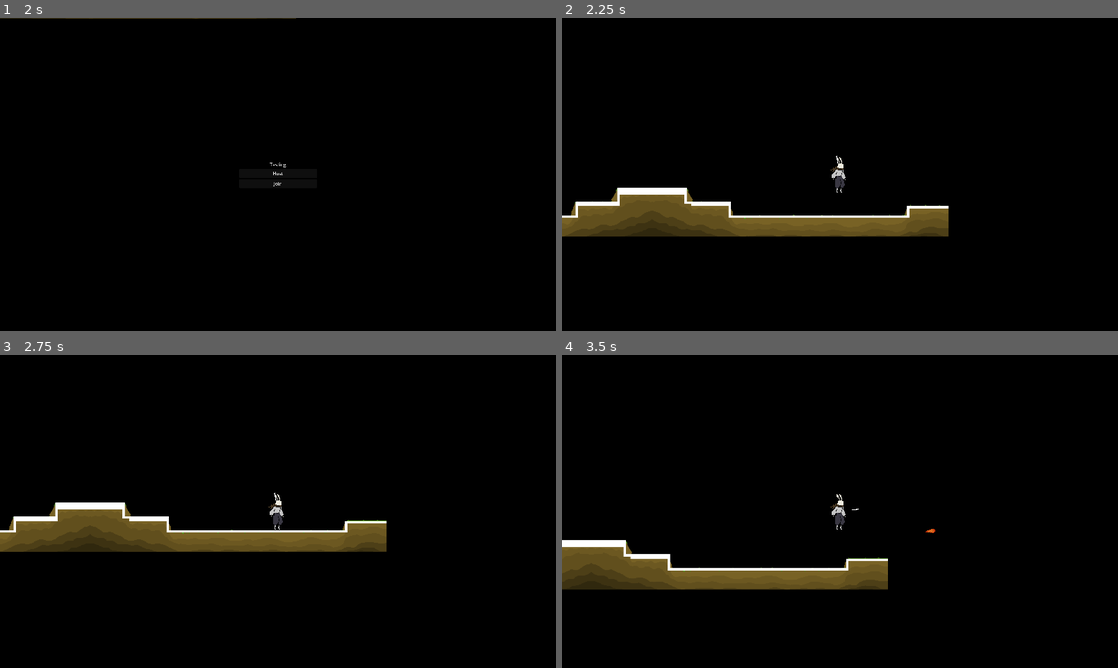
Above: before the commit, frames 1-4 (two rows, left to right).
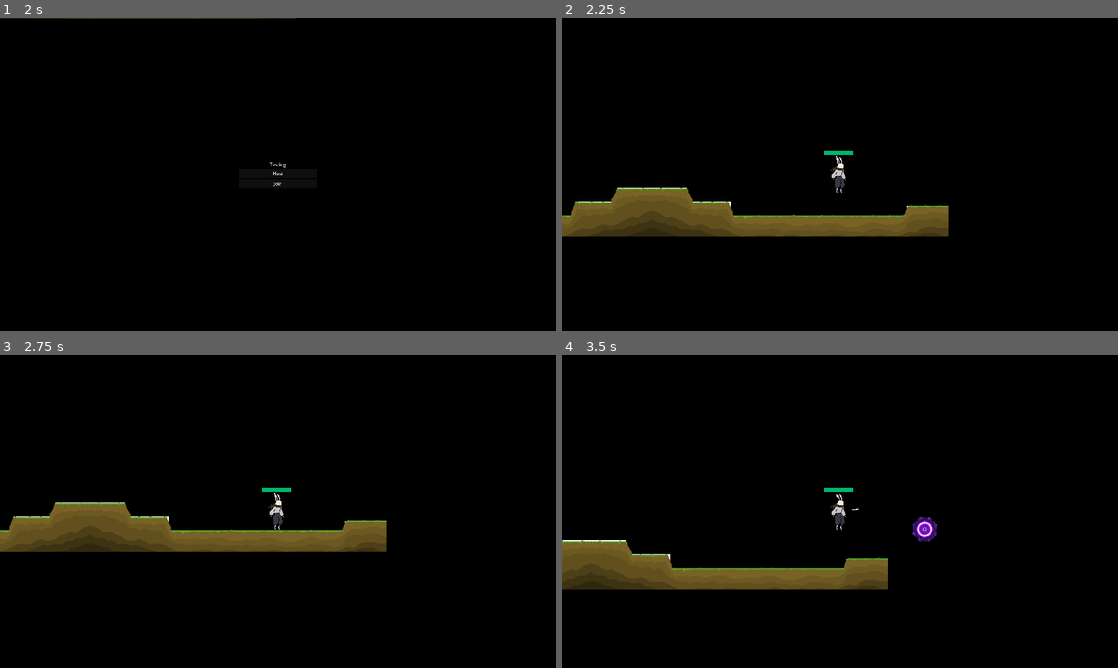
Above: after the commit, the same moments.

Repository: RobinLiu69/Spell-Tale
Game: Godot game, scene res://scenes/main.tscn
The game is run twice, just before and just after one commit, with the same random seed, the same clock (stepped at 60 frames per second) and the same inputs.
Inputs (mouse positions are in pixels of both pictures, inside the frame that each line leads up to):
- Up to frame 1 (2 s): click (278, 146) at 0.5 s; click "1 VS 1 BATTLE" at 1.25 s
- Up to frame 2 (2.25 s): click "Host" at 2 s
- Up to frame 3 (2.75 s): no input
- Up to frame 4 (3.5 s): tap Enter at 2.75 s; move the mouse to (962, 495) at 2.77 s; hold D (right) from 2.78 s (still down); tap Q (special_1) at 2.85 s; tap Space (jump) at 3.02 s; tap W (special_2, bound only after the commit) at 3.05 s

Frame 1 is identical in both runs. In frame 2, 1.0% of the frame differs, in the area x 0-70%, y 42-64%; in frame 3, 0.9%; in frame 4, 1.1%, in the area x 0-68%, y 42-69%.

Commit message:
I finished another spell and added health display (although there is no death animation when health drop to zero).

Diff:
--- a/project.godot
+++ b/project.godot
@@ -46,7 +46,6 @@
 jump={
 "deadzone": 0.2,
 "events": [Object(InputEventKey,"resource_local_to_scene":false,"resource_name":"","device":-1,"window_id":0,"alt_press …(191 unchanged characters)…
-, Object(InputEventKey,"resource_local_to_scene":false,"resource_name":"","device":-1,"window_id":0,"alt_pressed":false,"shift_pressed":false,"ctrl_pressed":false,"meta_pressed":false,"pressed":false,"keycode":0,"physical_keycode":87,"key_label":0,"unicode":119,"location":0,"echo":false,"script":null)
 ]
 }
 up={
@@ -64,7 +63,8 @@
 }
 special_2={
 "deadzone": 0.2,
-"events": []
+"events": [Object(InputEventKey,"resource_local_to_scene":false,"resource_name":"","device":-1,"window_id":0,"alt_pressed":false,"shift_pressed":false,"ctrl_pressed":false,"meta_pressed":false,"pressed":false,"keycode":0,"physical_keycode":87,"key_label":0,"unicode":119,"location":0,"echo":false,"script":null)
+]
 }
 quit={
 "deadzone": 0.2,
--- a/scenes/game.tscn
+++ b/scenes/game.tscn
@@ -1,7 +1,7 @@
 [gd_scene load_steps=8 format=4 uid="uid://bp1th31aar6d4"]
 
 [ext_resource type="Script" uid="uid://bsnb8032mibp5" path="res://scripts/game.gd" id="1_lnu2h"]
-[ext_resource type="PackedScene" uid="uid://baeupmwvx1kib" path="res://scenes/player.tscn" id="2_lnu2h"]
+[ext_resource type="PackedScene" uid="uid://baeupmwvx1kib" path="res://scenes/player/player.tscn" id="2_lnu2h"]
 [ext_resource type="Texture2D" uid="uid://bb5uogctpos7y" path="res://resources/maps/icon.png" id="2_yqjtg"]
 [ext_resource type="Script" uid="uid://cpv6d2vojbwjl" path="res://scenes/esc_menu.gd" id="3_iywne"]
 [ext_resource type="Texture2D" uid="uid://bj7l18fpqbdkv" path="res://resources/maps/map1.png" id="3_lbhrr"]
@@ -123,15 +123,6 @@
 _spawnable_scenes = PackedStringArray("uid://baeupmwvx1kib")
 spawn_path = NodePath("..")
 
-[node name="Map1" type="Sprite2D" parent="."]
-position = Vector2(511, -126)
-texture = ExtResource("3_lbhrr")
-
-[node name="Map2" type="Sprite2D" parent="."]
-position = Vector2(-513, -126)
-texture = ExtResource("3_lbhrr")
-flip_h = true
-
 [node name="Level" type="TileMapLayer" parent="."]
 position = Vector2(-1, 0)
 tile_map_data = PackedByteArray("AADx/+v/AAAAAAAAAADx/+z/AAAAAAAAAADx/+3/AAAAAAAAAADy/+v/AAAAAAAAAADy/+z/AAAAAAAAAADy/+ …(5968 unchanged characters)…
@@ -143,6 +134,15 @@
 [node name="SpwnPoint2" type="Marker2D" parent="Level"]
 position = Vector2(-584, -217)
 
+[node name="Map1" type="Sprite2D" parent="."]
+position = Vector2(511, -126)
+texture = ExtResource("3_lbhrr")
+
+[node name="Map2" type="Sprite2D" parent="."]
+position = Vector2(-513, -126)
+texture = ExtResource("3_lbhrr")
+flip_h = true
+
 [connection signal="pressed" from="UI/ESCMenu/VBoxContainer/ContinueButton" to="UI/ESCMenu" method="_on_continue_button_pressed"]
 [connection signal="pressed" from="UI/ESCMenu/VBoxContainer/LeaveButton" to="UI/ESCMenu" method="_on_leave_button_pressed"]
 [connection signal="pressed" from="UI/Multiplayer/VBoxContainer/Host" to="." method="_on_host_pressed"]
--- /dev/null
+++ b/scenes/player/health_bar.tscn
@@ -0,0 +1,59 @@
+[gd_scene load_steps=7 format=3 uid="uid://dbthbwirn2glv"]
+
+[ext_resource type="Script" uid="uid://ku5h3ag1125o" path="res://scripts/health_bar.gd" id="1_n1xf7"]
+
+[sub_resource type="StyleBoxEmpty" id="StyleBoxEmpty_2b6dy"]
+
+[sub_resource type="StyleBoxFlat" id="StyleBoxFlat_n1xf7"]
+bg_color = Color(0, 0.714327, 0.424045, 1)
+
+[sub_resource type="StyleBoxFlat" id="StyleBoxFlat_5g1vt"]
+bg_color = Color(0, 0, 0, 1)
+expand_margin_left = 1.0
+expand_margin_top = 1.0
+expand_margin_right = 1.0
+expand_margin_bottom = 1.0
+shadow_color = Color(0, 0, 0, 0.27451)
+shadow_offset = Vector2(0, 1)
+
+[sub_resource type="StyleBoxFlat" id="StyleBoxFlat_ycjss"]
+bg_color = Color(1, 1, 1, 1)
+
+[sub_resource type="SceneReplicationConfig" id="SceneReplicationConfig_n1xf7"]
+properties/0/path = NodePath("DamageBar:max_value")
+properties/0/spawn = true
+properties/0/replication_mode = 1
+properties/1/path = NodePath("DamageBar:value")
+properties/1/spawn = true
+properties/1/replication_mode = 1
+
+[node name="HealthBar" type="ProgressBar"]
+offset_right = 100.0
+offset_bottom = 15.0
+theme_override_styles/background = SubResource("StyleBoxEmpty_2b6dy")
+theme_override_styles/fill = SubResource("StyleBoxFlat_n1xf7")
+value = 60.0
+show_percentage = false
+script = ExtResource("1_n1xf7")
+
+[node name="DamageBar" type="ProgressBar" parent="."]
+z_index = -1
+layout_mode = 1
+anchors_preset = 15
+anchor_right = 1.0
+anchor_bottom = 1.0
+grow_horizontal = 2
+grow_vertical = 2
+theme_override_styles/background = SubResource("StyleBoxFlat_5g1vt")
+theme_override_styles/fill = SubResource("StyleBoxFlat_ycjss")
+value = 80.0
+show_percentage = false
+
+[node name="Timer" type="Timer" parent="."]
+wait_time = 0.4
+one_shot = true
+
+[node name="MultiplayerSynchronizer" type="MultiplayerSynchronizer" parent="."]
+replication_config = SubResource("SceneReplicationConfig_n1xf7")
+
+[connection signal="timeout" from="Timer" to="." method="_on_timer_timeout"]
--- a/scenes/player.tscn
+++ b/scenes/player/player.tscn
@@ -1,7 +1,8 @@
-[gd_scene load_steps=7 format=3 uid="uid://baeupmwvx1kib"]
+[gd_scene load_steps=8 format=3 uid="uid://baeupmwvx1kib"]
 
 [ext_resource type="Texture2D" uid="uid://buxqa7rdfotov" path="res://resources/images/player/player.png" id="1_3vyb7"]
 [ext_resource type="Script" uid="uid://dlvhwpsrbw6mc" path="res://scripts/player.gd" id="1_g2els"]
+[ext_resource type="PackedScene" uid="uid://dbthbwirn2glv" path="res://scenes/player/health_bar.tscn" id="3_gmlin"]
 
 [sub_resource type="CapsuleShape2D" id="CapsuleShape2D_g2els"]
 radius = 16.0
@@ -28,6 +29,12 @@
 properties/3/path = NodePath("PlayerSprite:flip_h")
 properties/3/spawn = true
 properties/3/replication_mode = 1
+properties/4/path = NodePath("HealthBar:value")
+properties/4/spawn = true
+properties/4/replication_mode = 1
+properties/5/path = NodePath("HealthBar:max_value")
+properties/5/spawn = true
+properties/5/replication_mode = 1
 
 [node name="Player" type="CharacterBody2D"]
 script = ExtResource("1_g2els")
@@ -59,5 +66,11 @@
 
 [node name="Camera2D" type="Camera2D" parent="CamOrigin"]
 
+[node name="HealthBar" parent="." instance=ExtResource("3_gmlin")]
+offset_left = -55.0
+offset_top = -82.0
+offset_right = 45.0
+offset_bottom = -67.0
+
 [node name="MultiplayerSynchronizer" type="MultiplayerSynchronizer" parent="."]
 replication_config = SubResource("SceneReplicationConfig_qlg0r")
--- a/scenes/fire_aura.tscn
+++ b/scenes/spells/fire/fire_aura.tscn
@@ -1,9 +1,9 @@
 [gd_scene load_steps=9 format=3 uid="uid://ltks2sig3wmy"]
 
-[ext_resource type="Texture2D" uid="uid://cpt6guk6ikt13" path="res://resources/images/spell/fire_aura.png" id="1_3ukeo"]
-[ext_resource type="Script" uid="uid://cydob85elqbio" path="res://scripts/spells/fire_aura.gd" id="1_ujoy2"]
-[ext_resource type="Texture2D" uid="uid://drmrnngt8d6rp" path="res://resources/images/spell/fire_aura2.png" id="2_ujoy2"]
-[ext_resource type="Texture2D" uid="uid://c7kp6bb3cfbwm" path="res://resources/images/spell/fire_aura3.png" id="3_ijlpm"]
+[ext_resource type="Texture2D" uid="uid://cpt6guk6ikt13" path="res://resources/images/spell/fire/fire_aura.png" id="1_3ukeo"]
+[ext_resource type="Script" uid="uid://cydob85elqbio" path="res://scripts/spells/fire/fire_aura.gd" id="1_ujoy2"]
+[ext_resource type="Texture2D" uid="uid://drmrnngt8d6rp" path="res://resources/images/spell/fire/fire_aura2.png" id="2_ujoy2"]
+[ext_resource type="Texture2D" uid="uid://c7kp6bb3cfbwm" path="res://resources/images/spell/fire/fire_aura3.png" id="3_ijlpm"]
 
 [sub_resource type="CircleShape2D" id="CircleShape2D_0tp4o"]
 radius = 61.2046
@@ -83,3 +83,10 @@
 libraries = {
 &"": SubResource("AnimationLibrary_10tjx")
 }
+
+[node name="LifeTimer" type="Timer" parent="."]
+
+[node name="DamageTimer" type="Timer" parent="."]
+
+[connection signal="timeout" from="LifeTimer" to="." method="_on_life_timer_timeout"]
+[connection signal="timeout" from="DamageTimer" to="." method="_on_damage_timer_timeout"]
--- a/scenes/fireball.tscn
+++ b/scenes/spells/fire/fireball.tscn
@@ -1,7 +1,7 @@
 [gd_scene load_steps=5 format=3 uid="uid://7mfn3sv2twq5"]
 
-[ext_resource type="Script" uid="uid://be2rcviaamiyb" path="res://scripts/spells/fire/fireball.gd" id="1_1gl40"]
-[ext_resource type="Texture2D" uid="uid://brok0cdrd4ii6" path="res://resources/images/spell/fireball.png" id="1_3s14c"]
+[ext_resource type="Script" uid="uid://be2rcviaamiyb" path="res://scripts/spells/fire/fireball.gd" id="1_n2x5j"]
+[ext_resource type="Texture2D" uid="uid://brok0cdrd4ii6" path="res://resources/images/spell/fire/fireball.png" id="2_q30sl"]
 
 [sub_resource type="CapsuleShape2D" id="CapsuleShape2D_cb14k"]
 radius = 7.0
@@ -11,15 +11,15 @@
 animations = [{
 "frames": [{
 "duration": 1.0,
-"texture": ExtResource("1_3s14c")
+"texture": ExtResource("2_q30sl")
 }],
 "loop": true,
 "name": &"default",
 "speed": 5.0
 }]
 
-[node name="FireballBody" type="Area2D"]
-script = ExtResource("1_1gl40")
+[node name="Fireball" type="Area2D"]
+script = ExtResource("1_n2x5j")
 
 [node name="CollisionShape2D" type="CollisionShape2D" parent="."]
 position = Vector2(-7, 1.86265e-09)
@@ -35,5 +35,5 @@
 [node name="AnimationPlayer" type="AnimationPlayer" parent="."]
 root_node = NodePath("")
 
-[connection signal="body_entered" from="." to="." method="_on_fireball_body_entered"]
+[connection signal="body_entered" from="." to="." method="_on_body_entered"]
 [connection signal="timeout" from="ExisitingTimer" to="." method="_on_exisiting_timer_timeout"]
--- /dev/null
+++ b/scenes/spells/void/void_snare.tscn
@@ -0,0 +1,161 @@
+[gd_scene load_steps=9 format=3 uid="uid://cvhel0wfofnod"]
+
+[ext_resource type="Script" uid="uid://dpr8p7181hfju" path="res://scripts/spells/void/void_snare.gd" id="1_4bnks"]
+[ext_resource type="Texture2D" uid="uid://cqpya70sekus8" path="res://resources/images/spell/void/void_snare_1.png" id="2_vj3oe"]
+[ext_resource type="Texture2D" uid="uid://myuv7vmyyt5o" path="res://resources/images/spell/void/void_snare_2.png" id="3_e0r4j"]
+[ext_resource type="Texture2D" uid="uid://hhi8tbhpjopj" path="res://resources/images/spell/void/void_snare_3.png" id="4_ilia6"]
+
+[sub_resource type="CircleShape2D" id="CircleShape2D_pgiw0"]
+radius = 21.0
+
+[sub_resource type="Animation" id="Animation_pq332"]
+length = 0.001
+tracks/0/type = "value"
+tracks/0/imported = false
+tracks/0/enabled = true
+tracks/0/path = NodePath("Sprite2D:texture")
+tracks/0/interp = 1
+tracks/0/loop_wrap = true
+tracks/0/keys = {
+"times": PackedFloat32Array(0),
+"transitions": PackedFloat32Array(1),
+"update": 1,
+"values": [ExtResource("2_vj3oe")]
+}
+tracks/1/type = "value"
+tracks/1/imported = false
+tracks/1/enabled = true
+tracks/1/path = NodePath("CollisionShape2D:disabled")
+tracks/1/interp = 1
+tracks/1/loop_wrap = true
+tracks/1/keys = {
+"times": PackedFloat32Array(0),
+"transitions": PackedFloat32Array(1),
+"update": 1,
+"values": [true]
+}
+tracks/2/type = "value"
+tracks/2/imported = false
+tracks/2/enabled = true
+tracks/2/path = NodePath("Sprite2D:scale")
+tracks/2/interp = 1
+tracks/2/loop_wrap = true
+tracks/2/keys = {
+"times": PackedFloat32Array(0),
+"transitions": PackedFloat32Array(1),
+"update": 0,
+"values": [Vector2(1, 1)]
+}
+tracks/3/type = "value"
+tracks/3/imported = false
+tracks/3/enabled = true
+tracks/3/path = NodePath("Sprite2D:rotation")
+tracks/3/interp = 1
+tracks/3/loop_wrap = true
+tracks/3/keys = {
+"times": PackedFloat32Array(0),
+"transitions": PackedFloat32Array(1),
+"update": 0,
+"values": [0.0]
+}
+tracks/4/type = "value"
+tracks/4/imported = false
+tracks/4/enabled = true
+tracks/4/path = NodePath("CollisionShape2D:scale")
+tracks/4/interp = 1
+tracks/4/loop_wrap = true
+tracks/4/keys = {
+"times": PackedFloat32Array(0),
+"transitions": PackedFloat32Array(1),
+"update": 0,
+"values": [Vector2(1, 1)]
+}
+
+[sub_resource type="Animation" id="Animation_oq5xa"]
+resource_name = "fire"
+length = 1.2
+step = 0.1
+tracks/0/type = "value"
+tracks/0/imported = false
+tracks/0/enabled = true
+tracks/0/path = NodePath("Sprite2D:texture")
+tracks/0/interp = 1
+tracks/0/loop_wrap = true
+tracks/0/keys = {
+"times": PackedFloat32Array(0, 0.2, 1),
+"transitions": PackedFloat32Array(1, 1, 1),
+"update": 0,
+"values": [ExtResource("2_vj3oe"), ExtResource("3_e0r4j"), ExtResource("4_ilia6")]
+}
+tracks/1/type = "value"
+tracks/1/imported = false
+tracks/1/enabled = true
+tracks/1/path = NodePath("CollisionShape2D:disabled")
+tracks/1/interp = 1
+tracks/1/loop_wrap = true
+tracks/1/keys = {
+"times": PackedFloat32Array(0, 1),
+"transitions": PackedFloat32Array(1, 1),
+"update": 1,
+"values": [true, false]
+}
+tracks/2/type = "value"
+tracks/2/imported = false
+tracks/2/enabled = true
+tracks/2/path = NodePath("Sprite2D:scale")
+tracks/2/interp = 1
+tracks/2/loop_wrap = true
+tracks/2/keys = {
+"times": PackedFloat32Array(0, 0.1, 1, 1.1),
+"transitions": PackedFloat32Array(1, 1, 1, 1),
+"update": 0,
+"values": [Vector2(1, 1), Vector2(1.5, 1.5), Vector2(1.5, 1.5), Vector2(0.5, 0.5)]
+}
+tracks/3/type = "value"
+tracks/3/imported = false
+tracks/3/enabled = true
+tracks/3/path = NodePath("Sprite2D:rotation")
+tracks/3/interp = 1
+tracks/3/loop_wrap = true
+tracks/3/keys = {
+"times": PackedFloat32Array(0, 0.2, 1, 1.2),
+"transitions": PackedFloat32Array(1, 1, 1, 1),
+"update": 0,
+"values": [0.0, 0.0, 1.5708, 2.0944]
+}
+tracks/4/type = "value"
+tracks/4/imported = false
+tracks/4/enabled = true
+tracks/4/path = NodePath("CollisionShape2D:scale")
+tracks/4/interp = 1
+tracks/4/loop_wrap = true
+tracks/4/keys = {
+"times": PackedFloat32Array(0, 1.00271, 1.1003),
+"transitions": PackedFloat32Array(1, 1, 1),
+"update": 0,
+"values": [Vector2(1, 1), Vector2(1, 1), Vector2(0.5, 0.5)]
+}
+
+[sub_resource type="AnimationLibrary" id="AnimationLibrary_qv0c6"]
+_data = {
+&"RESET": SubResource("Animation_pq332"),
+&"fire": SubResource("Animation_oq5xa")
+}
+
+[node name="VoidSnare" type="Area2D"]
+script = ExtResource("1_4bnks")
+
+[node name="Sprite2D" type="Sprite2D" parent="."]
+texture = ExtResource("2_vj3oe")
+
+[node name="CollisionShape2D" type="CollisionShape2D" parent="."]
+shape = SubResource("CircleShape2D_pgiw0")
+disabled = true
+
+[node name="AnimationPlayer" type="AnimationPlayer" parent="."]
+libraries = {
+&"": SubResource("AnimationLibrary_qv0c6")
+}
+
+[connection signal="body_entered" from="." to="." method="_on_body_entered"]
+[connection signal="animation_finished" from="AnimationPlayer" to="." method="_on_animation_player_animation_finished"]
--- a/scripts/game.gd
+++ b/scripts/game.gd
@@ -62,7 +62,6 @@
 	var player: Player = player_scene.instantiate()
 	player.name = str(pid)
 	player.global_position = $Level.get_child(players.size()).global_position
-	player.is_multiplayer_mode = Global.is_multiplayer_mode
 	players.append(player)
 
 
--- /dev/null
+++ b/scripts/health_bar.gd
@@ -0,0 +1,28 @@
+extends ProgressBar
+
+@onready var timer := $Timer
+@onready var damage_bar := $DamageBar
+
+var health = 0.0 : set = _set_health
+
+func _set_health(new_health):
+	var prev_health = health
+	health = min(max_value, new_health)
+	value = health
+
+	if health < prev_health:
+		timer.start()
+	else:
+		damage_bar.value = health
+
+
+func init_health(_health):
+	health = _health
+	max_value = health
+	value = health
+	damage_bar.max_value = health
+	damage_bar.value = health
+
+
+func _on_timer_timeout() -> void:
+	damage_bar.value = health
--- a/scripts/player.gd
+++ b/scripts/player.gd
@@ -1,37 +1,39 @@
 class_name Player
 extends CharacterBody2D
 
-@onready var marker: Marker2D = $SpellCon/Marker2D
-var is_multiplayer_mode: bool = true
-
+@onready var marker := $SpellCon/Marker2D
+@onready var health_bar := $HealthBar
 
 const SPEED = 300.0
 const JUMP_VELOCITY = -500.0
 
 var acceleration = 0.0
+var health = 10.0
+
 
 var spell_1: String
 var spell_2: String
 
 func _enter_tree() -> void:
-	if is_multiplayer_mode:
-		set_multiplayer_authority(int(str(name)))
+	set_multiplayer_authority(int(str(name)))
 
 func _ready() -> void:
+	health_bar.init_health(health)
+
 	spell_1 = "fireball"
-	spell_2 = "fire_aura"
+	spell_2 = "void_snare"
 
-	if is_multiplayer_mode:
-		$CamOrigin/Camera2D.enabled = is_multiplayer_authority()
-		if !is_multiplayer_authority():
-			$PlayerSprite.modulate = Color.RED
-	else:
-		$CamOrigin/Camera2D.enabled = true
-		$PlayerSprite.modulate = Color(1,1,1,1)
+	$CamOrigin/Camera2D.enabled = is_multiplayer_authority()
+	if !is_multiplayer_authority():
+		$PlayerSprite.modulate = Color.RED
+
 func _physics_process(delta: float) -> void:
-	if is_multiplayer_mode && !is_multiplayer_authority():
+	if !is_multiplayer_authority():
 		return
-	$SpellCon.look_at(get_global_mouse_position())
+
+	var pos := get_global_mouse_position()
+
+	$SpellCon.look_at(pos)
 
 	# Add the gravity.
 	if not is_on_floor():
@@ -39,9 +41,9 @@
 
 
 	if Input.is_action_just_pressed("special_1"):
-		cast.rpc(multiplayer.get_unique_id(), spell_1)
+		cast.rpc(multiplayer.get_unique_id(), spell_1, pos)
 	elif Input.is_action_just_pressed("special_2"):
-		cast.rpc(multiplayer.get_unique_id(), spell_2)
+		cast.rpc(multiplayer.get_unique_id(), spell_2, pos)
 	#elif Input.is_action_just_pressed("special_3") and spell_dict[3] != null:
 		#cast.rpc(spell_dict[3])
 
@@ -72,16 +74,33 @@
 
 
 @rpc("call_local")
-func cast(caster_pid: int, spell_name: String):
+func cast(caster_pid: int, spell_name: String, target_pos: Vector2 = Vector2.ZERO):
+	print(str(caster_pid)+"spawn")
 	if not SpellRegistry.SPELLS.has(spell_name):
 		push_error("spell %s not found in registry" % spell_name)
 		return
-	var spell: Spell = SpellRegistry.get_spell(spell_name).instantiate()
+	var spell_info := SpellRegistry.get_spell_info(spell_name)
+	var cast_at: String = spell_info[0]
+	var spell: Spell = spell_info[-1].instantiate()
 	spell.source = self
+	spell.source_path = self.get_path()
 	spell.set_multiplayer_authority(caster_pid)
 	get_parent().add_child(spell)
-	spell.transform = marker.global_transform
 
-@rpc("any_peer")
-func take_damage(damage: int, source: Player):
-	pass
+	if cast_at == "marker":
+		spell.transform = marker.global_transform
+	elif cast_at == "target_pos":
+		spell.position = target_pos
+	elif cast_at == "self":
+		pass
+
+
+@rpc("any_peer", "call_local")
+func take_damage(damage: float, source_path: String):
+	var source_node = get_node_or_null(source_path)
+	if source_node:
+		print("get damaged "+str(damage)+" from ", Player)
+		print(health_bar.health)
+		health -= damage
+		health_bar.health = health
+		print(health_bar.health)
--- a/scripts/spells/Spell.gd
+++ b/scripts/spells/Spell.gd
@@ -3,7 +3,8 @@
 
 var spell_name: String = "Unnamed Spell"
 var source: Player = null
-var damage: int = 0
+var source_path: String = ""
+var damage: float = 0
 var mana_cost: float = 0
 
 func cast():
--- a/scripts/spells/SpellRegistry.gd
+++ b/scripts/spells/SpellRegistry.gd
@@ -1,11 +1,12 @@
 extends  Node
 
-var SPELLS: Dictionary[String, PackedScene] = {
-	"fireball": preload("res://scenes/fireball.tscn"),
-	"fire_aura": preload("res://scenes/fire_aura.tscn")
+var SPELLS: Dictionary[String, Array] = {
+	"fireball": ["marker", preload("res://scenes/spells/fire/fireball.tscn")],
+	"fire_aura": ["self", preload("res://scenes/spells/fire/fire_aura.tscn")],
+	"void_snare": ["target_pos", preload("res://scenes/spells/void/void_snare.tscn")]
 }
 
-func get_spell(name: String) -> PackedScene:
+func get_spell_info(name: String) -> Array:
 	return SPELLS[name]
 
 func _ready():
--- /dev/null
+++ b/scripts/spells/fire/fire_aura.gd
@@ -0,0 +1,49 @@
+class_name FireAura
+extends Spell
+
+@onready var timer: Timer = $DamageTimer
+@onready var anim: AnimationPlayer = $AnimationPlayer
+@onready var sprite: Sprite2D = $Sprite2D
+
+var damage_per_second := 1.0
+var ticks_per_second := 2
+var duration := 5.0
+
+
+func _ready():
+	print(6)
+	damage = damage_per_second / ticks_per_second
+	timer.wait_time = 1.0 / ticks_per_second
+	timer.start()
+
+	# 播動畫（如果你有設定）
+	#if anim:
+		#anim.play("idle")
+
+	# 設定自動銷毀
+	$LifeTimer.start(duration)
+
+
+
+func _process(delta):
+	# 持續跟隨 source
+	if source:
+		global_position = source.global_position
+
+
+func _on_damage_timer_timeout() -> void:
+	if !is_multiplayer_authority():
+		return
+
+	for body in get_overlapping_bodies():
+		if body is Player:
+			body.take_damage.rpc_id(body.get_multiplayer_authority(), damage, source_path)
+
+
+@rpc("call_local")
+func remove_self():
+	queue_free()
+
+
+func _on_life_timer_timeout() -> void:
+	remove_self()
--- a/scripts/spells/fire/fireball.gd
+++ b/scripts/spells/fire/fireball.gd
@@ -24,12 +24,13 @@
 	position += transform.x * speed * delta
 
 
-func _on_fireball_body_entered(body: Node2D) -> void:
+
+func _on_body_entered(body: Node2D) -> void:
 	if !is_multiplayer_authority() or body == source:
 		return
 
 	if body is Player:
-		body.take_damage.rpc_id(body.get_multiplayer_authority(), damage, source)
+		body.take_damage.rpc_id(body.get_multiplayer_authority(), damage, source_path)
 
 	remove_self.rpc()
 
--- a/scripts/spells/fire_aura.gd
+++ /dev/null
@@ -1,41 +0,0 @@
-class_name FireAura
-extends Spell
-
-@onready var anim: AnimationPlayer = $AnimationPlayer
-
-
-var existing_time: float = 6
-var velocity = Vector2.RIGHT
-
-func _init() -> void:
-	spell_name = "fire_aura"
-	damage = 1
-	mana_cost = 1
-
-
-func _ready():
-	await get_tree()
-	anim.play("fire_aura_playing")
-	$ExisitingTimer.set_wait_time(existing_time)
-	$ExisitingTimer.start()
-
-
-func _process(delta):
-	position = source.position
-
-
-func _on_fireball_body_entered(body: Node2D) -> void:
-	if !is_multiplayer_authority():
-		return
-
-	if body is Player:
-		body.take_damage.rpc_id(body.get_multiplayer_authority(), damage, source)
-
-
-@rpc("call_local")
-func remove_self():
-	queue_free()
-
-
-func _on_exisiting_timer_timeout() -> void:
-	remove_self.rpc()
--- /dev/null
+++ b/scripts/spells/void/void_snare.gd
@@ -0,0 +1,29 @@
+class_name VoidSnare
+extends Spell
+
+@onready var anim: AnimationPlayer = $AnimationPlayer
+
+func _init() -> void:
+	damage = 3
+
+
+
+func _ready():
+	self.global_position = get_global_mouse_position()
+	if anim:
+		anim.play("fire")
+
+
+@rpc("call_local")
+func remove_self():
+	queue_free()
+
+func _on_body_entered(body: Node2D) -> void:
+	if !is_multiplayer_authority() or body == source:
+		return
+
+	if body is Player:
+		body.take_damage.rpc_id(body.get_multiplayer_authority(), damage, source_path)
+
+func _on_animation_player_animation_finished(anim_name: StringName) -> void:
+	remove_self()
Not shown, changed: addons/wakatime/heartbeat.gd
Renamed: resources/images/spell/fire_aura.png -> resources/images/spell/fire/fire_aura.png
Not shown, added: resources/images/spell/fire/fire_aura.png.import
Renamed: resources/images/spell/fire_aura2.png -> resources/images/spell/fire/fire_aura2.png
Not shown, changed: resources/images/spell/fire/fire_aura2.png.import
Renamed: resources/images/spell/fire_aura3.png -> resources/images/spell/fire/fire_aura3.png
Not shown, added: resources/images/spell/fire/fire_aura3.png.import
Renamed: resources/images/spell/fireball.png -> resources/images/spell/fire/fireball.png
Not shown, changed: resources/images/spell/fire/fireball.png.import
Binary file added: resources/images/spell/void/void_snare_1.png
Not shown, added: resources/images/spell/void/void_snare_1.png.import
Binary file added: resources/images/spell/void/void_snare_2.png
(and 6 more such lines)
